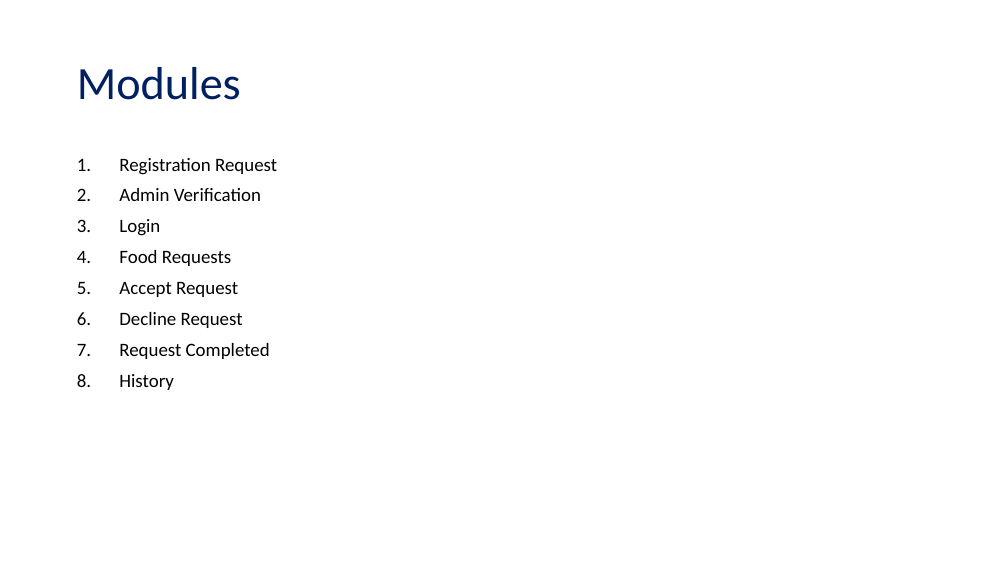
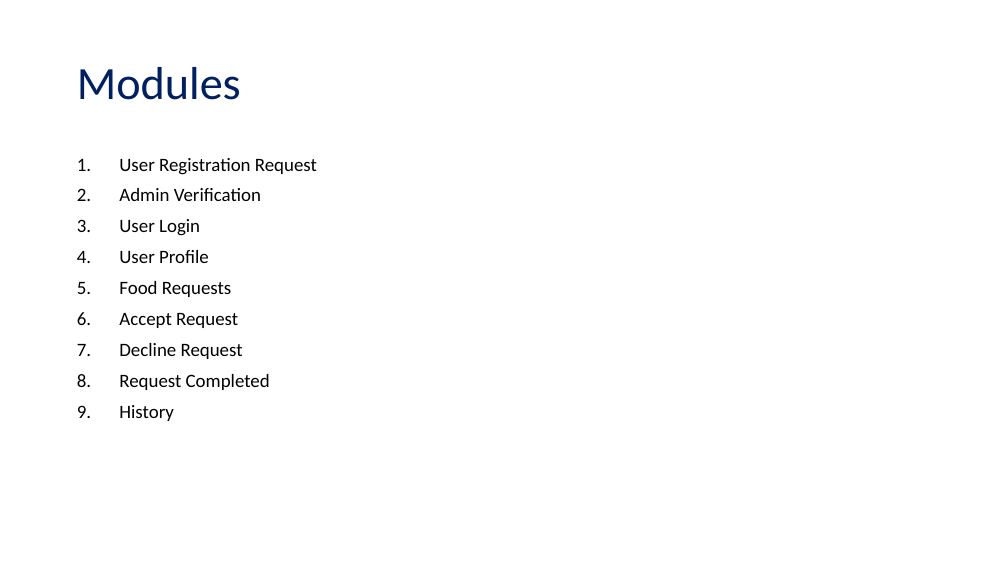
Before and after one commit to Sriram-V-99/MCA-Project-, a slide deck: slide 6 of FoodBridge_v02.pptx. Drawn at 1008x567 pixels with LibreOffice and Linux fonts; fonts in the diff are those of the drawing. Boxes give left, top, right and bottom in pixels: in the first picture for what was removed or moved away, otherwise in the second. Text is boxed around its words. In the diff, an @@ line names an element or a change of style, - is before the commit and + after.

```diff
--- a/FoodBridge_v02.pptx
+++ b/FoodBridge_v02.pptx
@@ text at box(119, 158, 317, 175): text changed @@
-1. Registration Request
+1. User Registration Request
@@ text at box(119, 219, 209, 263): text changed @@
-3. Login
+3. User Login
+4. User Profile
```
Also in this commit, not shown: 9 other slides changed, 3 slides added.
